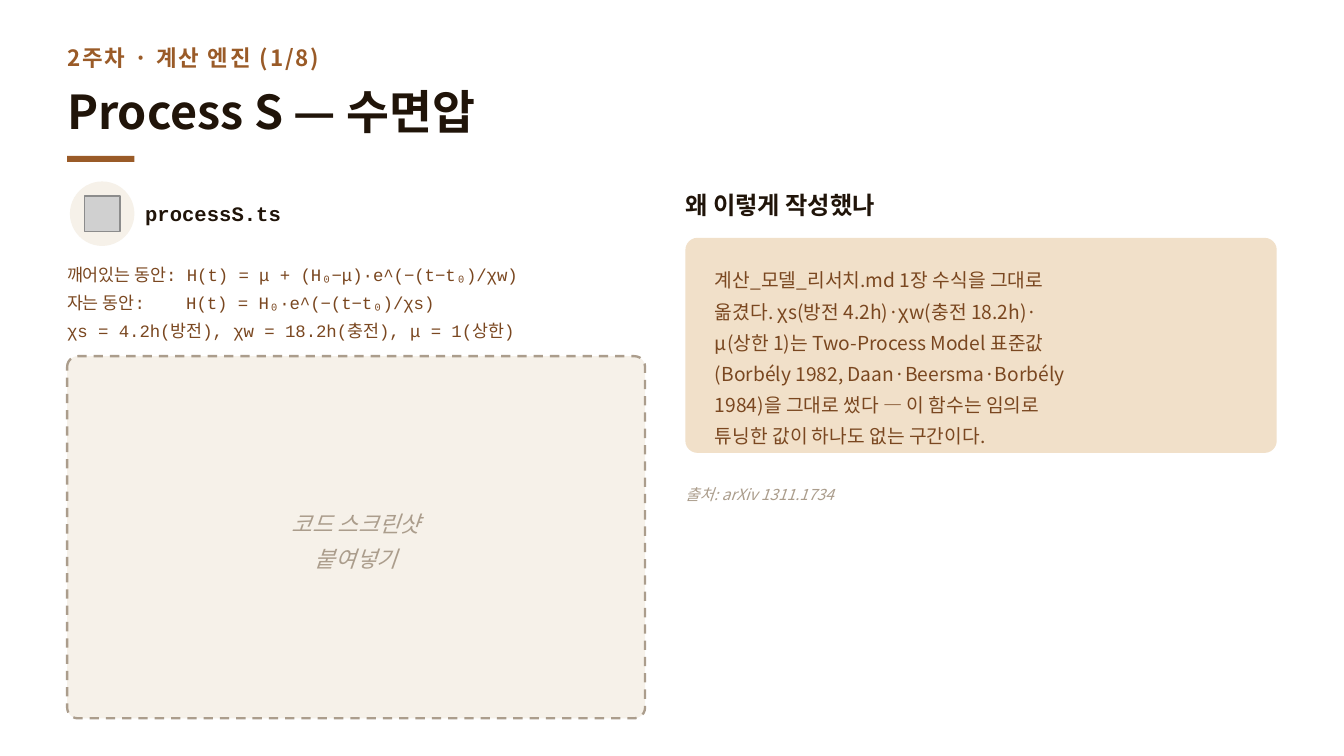
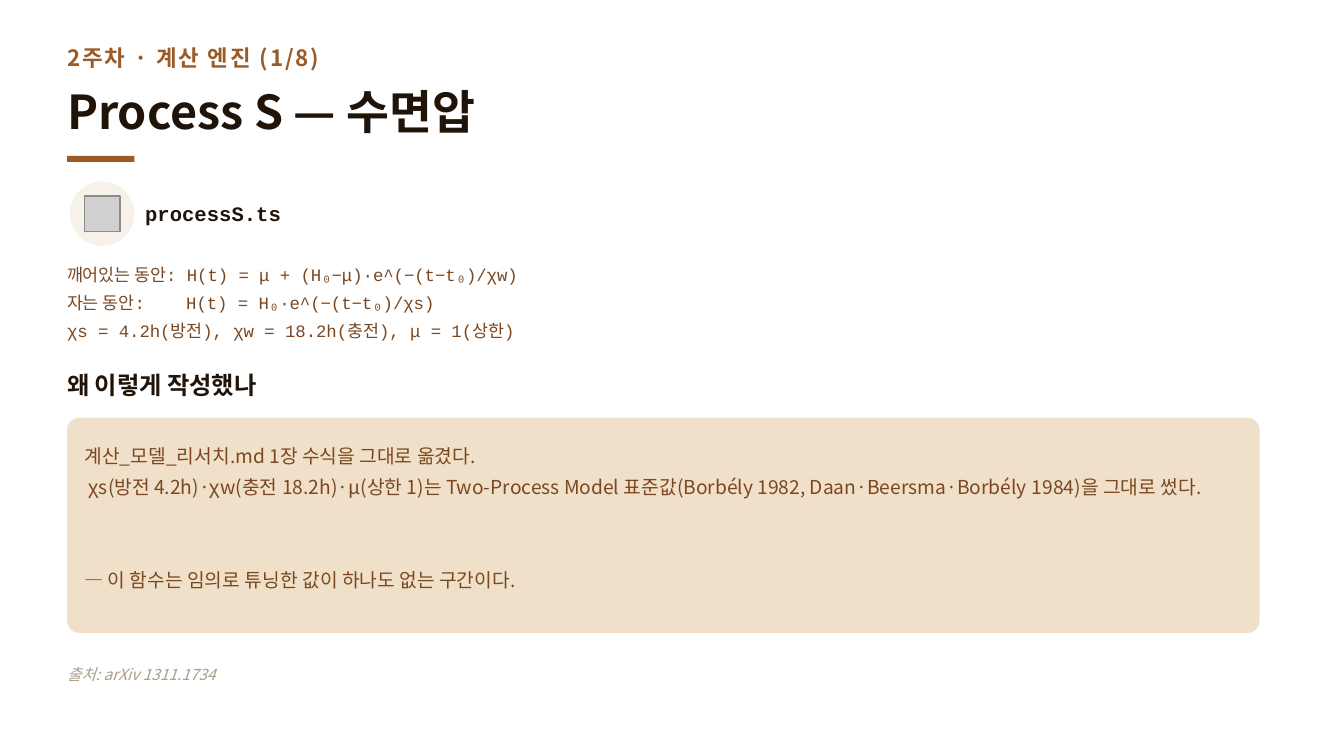
Before and after one commit to Mureung1/hub-showcase, a slide deck: slide 13 of exam-cram-scheduler/docs/presentation/2주차_진행공유.pptx (slide 8 before the commit). Drawn at 1344x756 pixels with LibreOffice and Linux fonts; fonts in the diff are those of the drawing; grey boxes stand for pictures. Boxes give left, top, right and bottom in pixels: in the first picture for what was removed or moved away, otherwise in the second. Text is boxed around its words. In the diff, an @@ line names an element or a change of style, - is before the commit and + after.

```diff
--- a/exam-cram-scheduler/docs/presentation/2주차_진행공유.pptx
+++ b/exam-cram-scheduler/docs/presentation/2주차_진행공유.pptx
@@ rounded rectangle removed at [67, 356, 645, 718] @@
@@ text "왜 이렇게 작성했나": place and size @@
-text "왜 이렇게 작성했나" at [685, 193, 874, 217]
+text "왜 이렇게 작성했나" at [67, 373, 256, 397]
@@ rounded rectangle: place and size @@
-rounded rectangle at [685, 238, 1277, 453]
+rounded rectangle at [67, 418, 1259, 633]
@@ text at [84, 447, 1202, 589]: text changed @@
-계산_모델_리서치.md 1장 수식을 그대로
-옮겼다. χs(방전 4.2h)·χw(충전 18.2h)·
-μ(상한 1)는 Two-Process Model 표준값
-(Borbély 1982, Daan·Beersma·Borbély
-1984)을 그대로 썼다 — 이 함수는 임의로
-튜닝한 값이 하나도 없는 구간이다.
+계산_모델_리서치.md 1장 수식을 그대로 옮겼다.
+χs(방전 4.2h)·χw(충전 18.2h)·μ(상한 1)는 Two-Process Model 표준값(Borbély 1982, Daan·Beersma·Borbély 1984)을 그대로 썼다.
+— 이 함수는 임의로 튜닝한 값이 하나도 없는 구간이다.
@@ text removed at [292, 513, 420, 569] @@
-코드 스크린샷
-붙여넣기
@@ text "출처: arXiv 1311.1734": place and size @@
-text "출처: arXiv 1311.1734" at [685, 487, 834, 501]
+text "출처: arXiv 1311.1734" at [67, 667, 216, 681]
```
Also in this commit, not shown: 10 other slides changed, 18 slides added, 2 other files.
